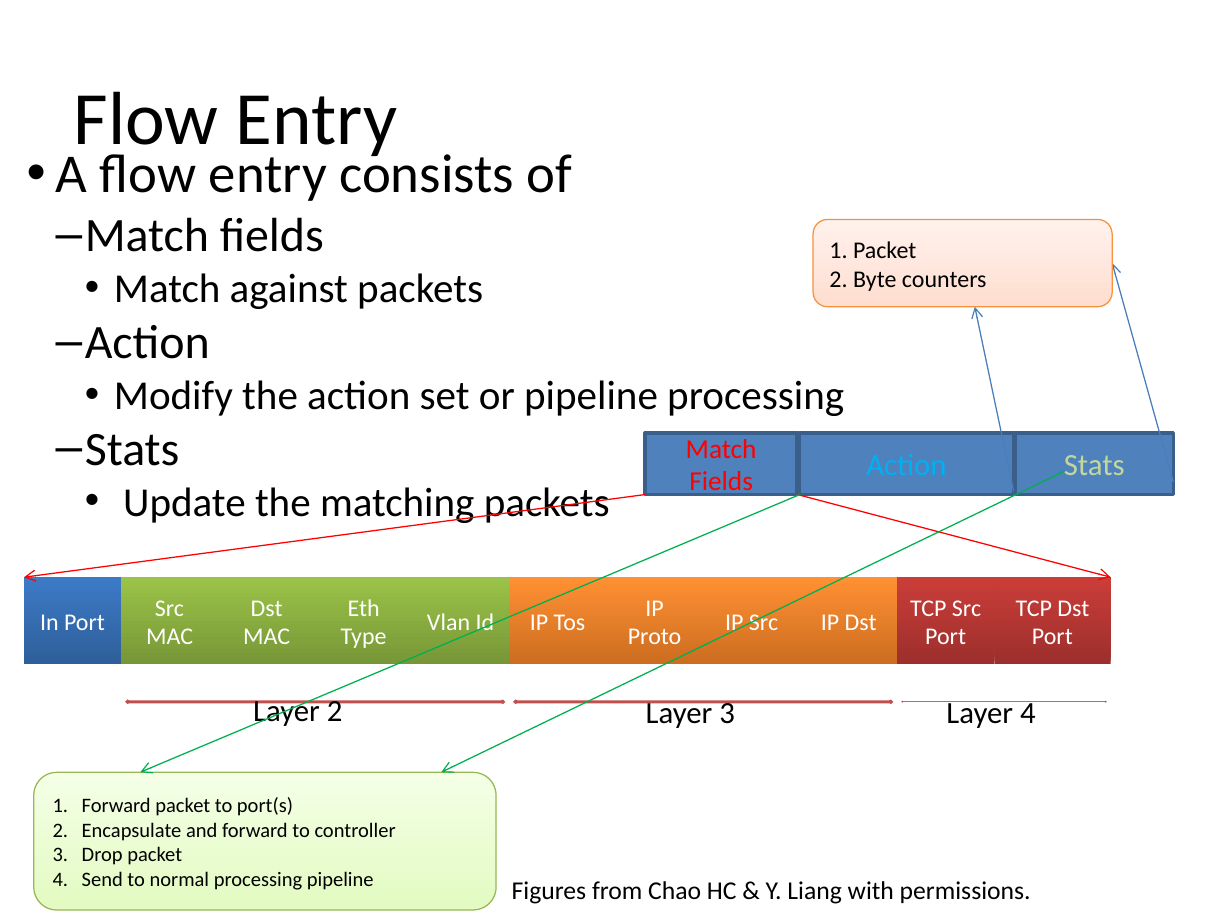
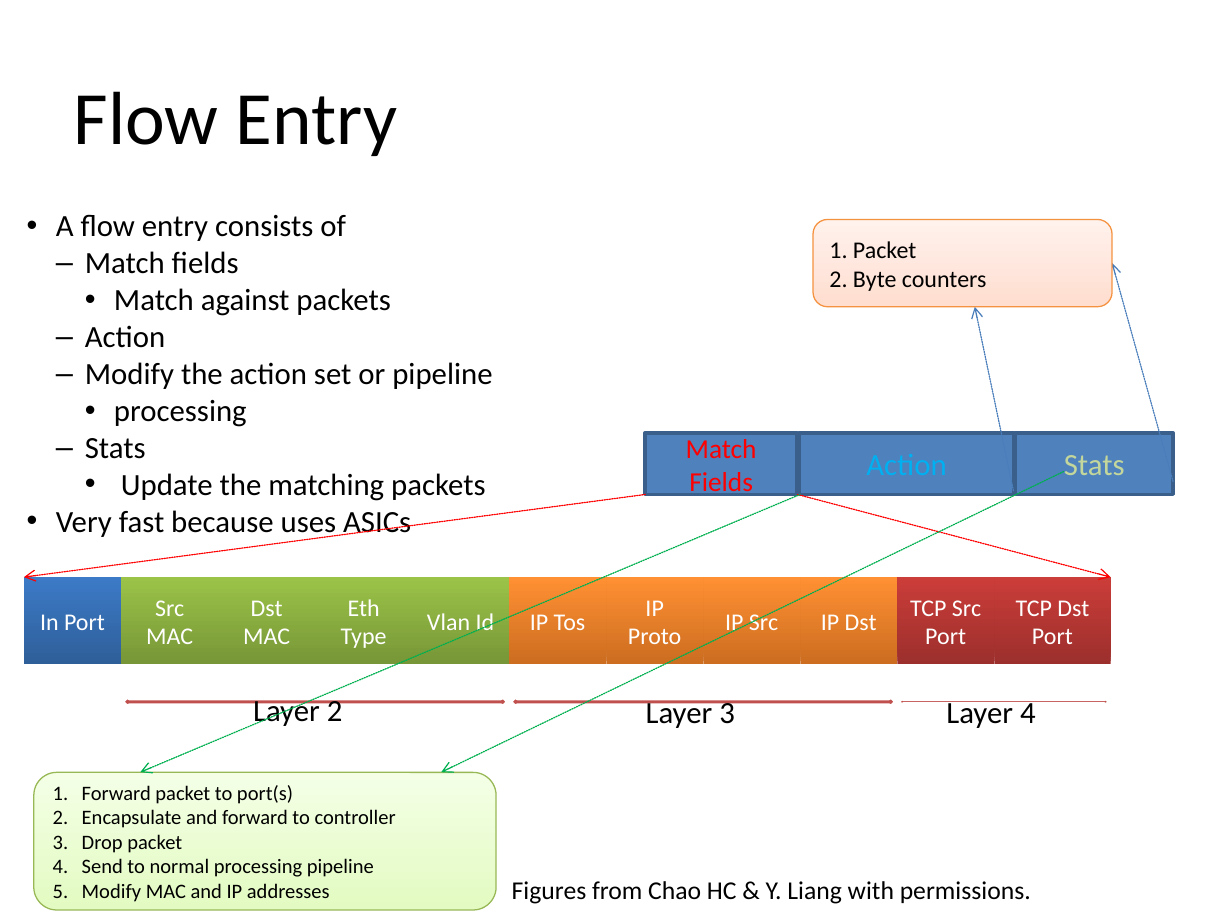
Before and after one commit to gwacter-zz/sdn-workshop, a slide deck: slide 12 of presentations/SDN-Introduction.pptx (slide 11 before the commit). Drawn at 1232x924 pixels with LibreOffice and Linux fonts; fonts in the diff are those of the drawing; background and template pictures are left out. Boxes give left, top, right and bottom in pixels: in the first picture for what was removed or moved away, otherwise in the second. Text is boxed around its words. In the diff, an @@ line names an element or a change of style, - is before the commit and + after.

```diff
--- a/presentations/SDN-Introduction.pptx
+++ b/presentations/SDN-Introduction.pptx
@@ text "A flow entry consists of": place and size @@
-text "A flow entry consists of" at [56,147,844,526]
+text "A flow entry consists of" at [56,214,492,540]
@@ text at [56,214,492,501]: size 32 to 18 pt in "A flow entry consists of"; size 28 to 18 pt in "Match fields", "Action", "Stats"; size 24 to 18 pt in "Match against packets", "Modify the action set or pipeline processing", "Update the matching packets" @@
@@ text at [56,510,411,540]: paragraph added @@
+• Very fast because uses ASICs
@@ text in rounded rectangle at [82,883,330,902]: paragraph added @@
+5. Modify MAC and IP addresses
```
Also in this commit, not shown: 6 other slides changed, 17 slides added, 5 slides removed, 5 other files.
